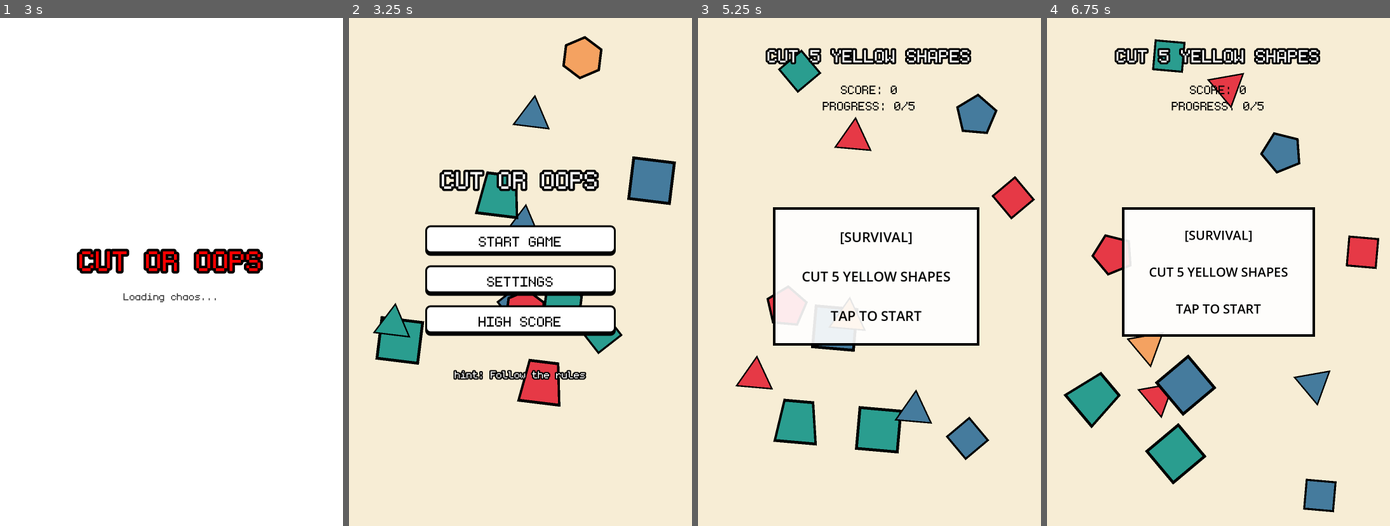
Above: before the commit, frames 1-4 (left to right).
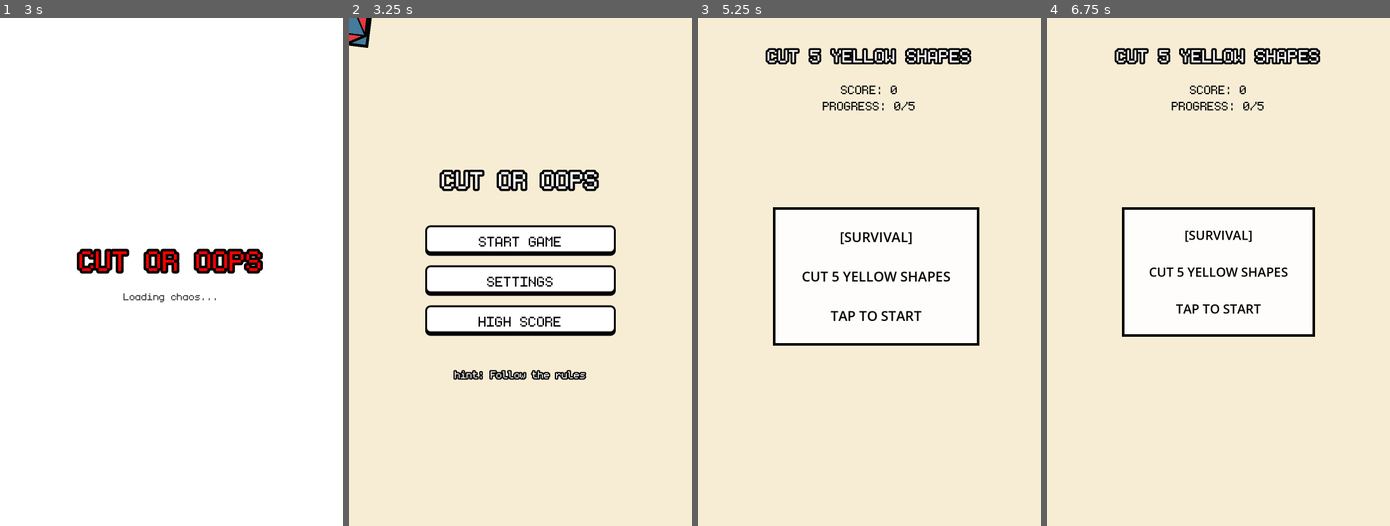
Above: after the commit, the same moments.

Repository: christian759/cut-or-oops
Game: Godot game, scene res://Scenes/splash.tscn
The game is run twice, just before and just after one commit, with the same random seed, the same clock (stepped at 60 frames per second) and the same inputs. Before the commit the project starts from res://Scenes/Splash.tscn.
Inputs (mouse positions are in pixels of both pictures, inside the frame that each line leads up to):
- Up to frame 1 (3 s): tap Enter at 0.5, 2 s; move the mouse to (246, 246) at 0.52 s; click (246, 246) at 0.67 s; tap Space at 1.25, 2.75 s; drag from (102, 297) to (154, 373) at 1.27 s; move the mouse to (205, 160) at 2.02 s; click (205, 160) at 2.17 s; drag from (154, 373) to (68, 195) at 2.77 s
- Up to frame 2 (3.25 s): no input
- Up to frame 3 (5.25 s): click "START GAME" at 3.5 s; click "RULES" at 4.25 s; click "SURVIVAL" at 5 s
- Up to frame 4 (6.75 s): tap Enter at 5.75, 6.5 s; move the mouse to (1321, 348) at 5.77 s; click (1321, 348) at 5.92 s; drag from (1115, 195) to (1184, 449) at 6.52 s

Frame 1 is identical in both runs. In frame 2, 6.3% of the frame differs, in the area x 0-96%, y 0-77%; in frame 3, 5.7%; in frame 4, 7.3%, in the area x 4-97%, y 4-98%.

Commit message:
somethin

Diff:
--- /dev/null
+++ b/Scenes/splash.tscn
@@ -0,0 +1,59 @@
+[gd_scene format=3 uid="uid://qf7obm73vcng"]
+
+[ext_resource type="Script" uid="uid://cust6y6bm3jmy" path="res://Scripts/splash.gd" id="1_i8nxx"]
+[ext_resource type="FontFile" uid="uid://c6c1i4fulm8lg" path="res://Assets/monogram/ttf/monogram.ttf" id="2_c6c1i"]
+
+[node name="Control" type="Control" unique_id=2090833288]
+layout_mode = 3
+anchors_preset = 15
+anchor_right = 1.0
+anchor_bottom = 1.0
+grow_horizontal = 2
+grow_vertical = 2
+script = ExtResource("1_i8nxx")
+
+[node name="ColorRect" type="ColorRect" parent="." unique_id=729844183]
+layout_mode = 1
+anchors_preset = 15
+anchor_right = 1.0
+anchor_bottom = 1.0
+grow_horizontal = 2
+grow_vertical = 2
+color = Color(0.96, 0.96, 0.86, 1)
+
+[node name="CenterContainer" type="CenterContainer" parent="." unique_id=1629384026]
+layout_mode = 1
+anchors_preset = 15
+anchor_right = 1.0
+anchor_bottom = 1.0
+grow_horizontal = 2
+grow_vertical = 2
+
+[node name="VBoxContainer" type="VBoxContainer" parent="CenterContainer" unique_id=1144377371]
+layout_mode = 2
+theme_override_constants/separation = 20
+alignment = 1
+
+[node name="Label" type="Label" parent="CenterContainer/VBoxContainer" unique_id=1646666597]
+layout_mode = 2
+theme_override_colors/font_color = Color(1, 0.22, 0.35, 1)
+theme_override_colors/font_outline_color = Color(0, 0, 0, 1)
+theme_override_constants/outline_size = 24
+theme_override_fonts/font = ExtResource("2_c6c1i")
+theme_override_font_sizes/font_size = 140
+text = "Cut or Oops!"
+horizontal_alignment = 1
+
+[node name="Label2" type="Label" parent="CenterContainer/VBoxContainer" unique_id=743159618]
+layout_mode = 2
+theme_override_colors/font_color = Color(0.2, 0.2, 0.2, 1)
+theme_override_fonts/font = ExtResource("2_c6c1i")
+theme_override_font_sizes/font_size = 50
+text = "Loading chaos..."
+horizontal_alignment = 1
+
+[node name="Timer" type="Timer" parent="." unique_id=2127969098]
+wait_time = 2.0
+one_shot = true
+
+[connection signal="timeout" from="Timer" to="." method="_on_timer_timeout"]
--- a/Scripts/rules.gd
+++ b/Scripts/rules.gd
@@ -22,15 +22,14 @@
 var current_progress = 0
 
 var game_active = false
+var spawn_timer := 0.0
+var spawn_interval := 1.5
 
 func _ready():
 	randomize()
 	_ensure_popup_ui()
 	_generate_new_rule()
 	_show_rule_popup()
-
-	for i in 12:
-		_spawn_shape()
 
 func _ensure_popup_ui():
 	if not has_node("UI/RulePopup"):
@@ -83,10 +82,6 @@
 	rule_popup.visible = false
 	game_active = true
 
-func _spawn_shape():
-	var s = shape_scene.instantiate()
-	shapes_container.add_child(s)
-
 func _generate_new_rule():
 	current_rule_type = randi() % 2 as RuleType
 	target_count = randi() % 3 + 3 # 3 to 5
@@ -110,6 +105,12 @@
 	return names[color_type]
 
 func _process(delta):
+	if game_active:
+		spawn_timer += delta
+		if spawn_timer >= spawn_interval:
+			spawn_timer = 0.0
+			_spawn_shape()
+
 	if cut_line.points.size() > 0:
 		cut_line.modulate.a -= delta * 3.0
 		if cut_line.modulate.a <= 0:
@@ -140,14 +141,34 @@
 			_check_cut(last_mouse_pos, current_pos)
 			last_mouse_pos = current_pos
 
+func _spawn_shape():
+	var s = shape_scene.instantiate()
+	shapes_container.add_child(s)
+
+	var screen = get_viewport_rect().size
+	var start_x = randf_range(100, screen.x - 100)
+	var start_y = screen.y + 100
+
+	# Toss upwards and slightly towards the center
+	var angle = randf_range(-PI/4, PI/4) # Narrow upward cone
+	if start_x > screen.x / 2:
+		angle -= PI/10 # Lean left if on right side
+	else:
+		angle += PI/10 # Lean right if on left side
+
+	var force = randf_range(900, 1200)
+	var vel = Vector2(0, -1).rotated(angle) * force
+	var rot = randf_range(-200, 200)
+
+	s.setup(Vector2(start_x, start_y), vel, rot)
+
 func _check_cut(start_pos: Vector2, end_pos: Vector2):
 	for shape in shapes_container.get_children():
-		if shape.is_cut: continue
+		if not shape is ShapeObject or shape.is_cut: continue
 
 		var closest_point = Geometry2D.get_closest_point_to_segment(shape.position, start_pos, end_pos)
 		if closest_point.distance_to(shape.position) < shape.radius:
 			shape.cut_shape(start_pos, end_pos)
-			_spawn_shape()
 			_evaluate_cut(shape)
 
 func _evaluate_cut(shape):
--- a/Scripts/shape.gd
+++ b/Scripts/shape.gd
@@ -12,7 +12,7 @@
 	ShapeColorName.GREEN: Color("2A9D8F")
 }
 
-@export var move_speed := 120.0
+@export var gravity_strength := 600.0
 @export var rotation_speed := 30.0
 @export var radius := 60.0
 
@@ -27,15 +27,11 @@
 
 func _ready():
 	_set_random_shape()
-	_set_random_movement()
-	_set_spawn_position()
 
-func _set_spawn_position():
-	var screen := get_viewport_rect().size
-	position = Vector2(
-		randf_range(radius, screen.x - radius),
-		randf_range(radius, screen.y - radius)
-	)
+func setup(start_pos: Vector2, start_vel: Vector2, rot_speed: float):
+	position = start_pos
+	velocity = start_vel
+	rotation_speed = rot_speed
 
 func _set_random_shape():
 	var points: PackedVector2Array
@@ -63,7 +59,6 @@
 
 	outline.color = Color.BLACK
 	outline.scale = Vector2(1.15, 1.15)
-
 	fill.color = COLORS[shape_color]
 
 func _regular_polygon(sides: int) -> PackedVector2Array:
@@ -74,29 +69,15 @@
 		arr.append(Vector2(cos(a), sin(a)) * radius)
 	return arr
 
-func _set_random_movement():
-	var angle := randf() * TAU
-	velocity = Vector2(cos(angle), sin(angle)) * move_speed
-
 func _process(delta):
+	velocity.y += gravity_strength * delta
 	position += velocity * delta
 	rotation += deg_to_rad(rotation_speed) * delta
 
 	var screen := get_viewport_rect().size
-
-	if position.x <= radius:
-		position.x = radius
-		velocity.x *= -1
-	elif position.x >= screen.x - radius:
-		position.x = screen.x - radius
-		velocity.x *= -1
-
-	if position.y <= radius:
-		position.y = radius
-		velocity.y *= -1
-	elif position.y >= screen.y - radius:
-		position.y = screen.y - radius
-		velocity.y *= -1
+	# Despawn if fallen below screen
+	if position.y > screen.y + radius * 2:
+		queue_free()
 
 func cut_shape(line_start: Vector2, line_end: Vector2):
 	if is_cut: return
--- a/Scripts/shape_fragment.gd
+++ b/Scripts/shape_fragment.gd
@@ -5,7 +5,7 @@
 
 var velocity := Vector2.ZERO
 var rotation_speed := 0.0
-var gravity := 1200.0
+var gravity_strength := 1200.0
 var lifetime := 1.5
 
 func _ready():
@@ -14,7 +14,7 @@
 	tween.tween_callback(queue_free)
 
 func _process(delta):
-	velocity.y += gravity * delta
+	velocity.y += gravity_strength * delta
 	position += velocity * delta
 	rotation += rotation_speed * delta
 
